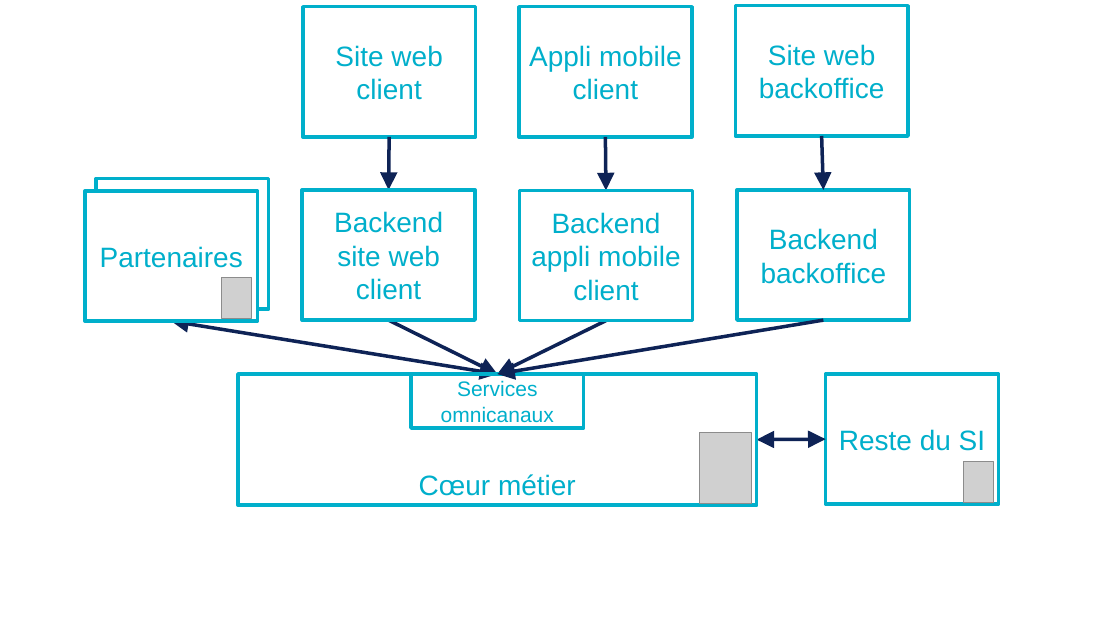
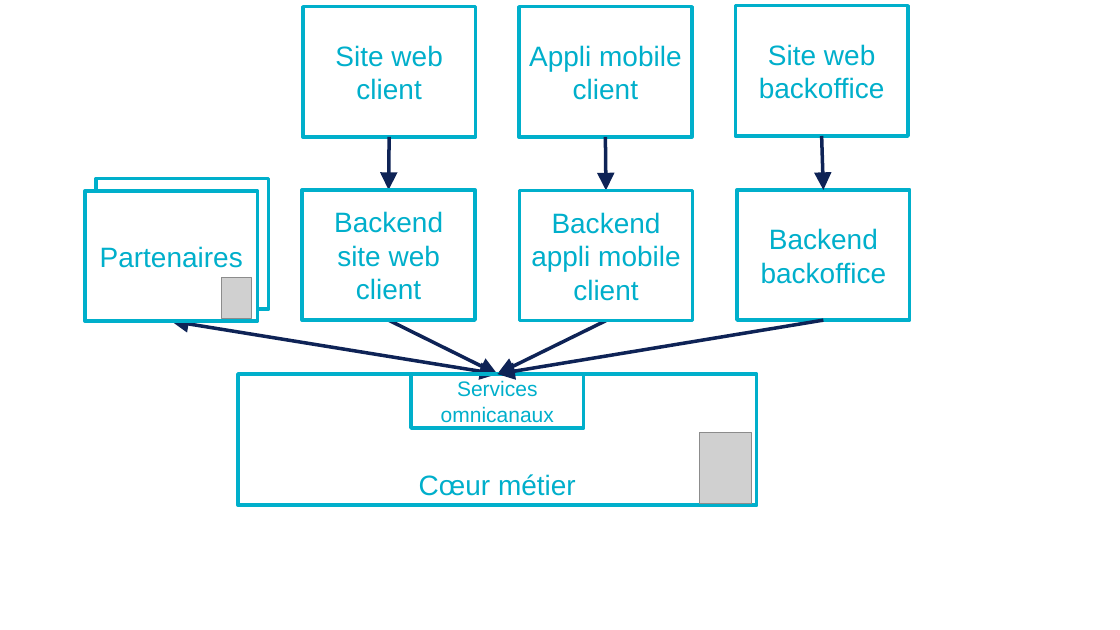
Before and after one commit to archiloque/blog, a slide deck: slide 10 of wip/omnicanal/slides.pptx. Drawn at 1120x630 pixels with LibreOffice and Linux fonts; fonts in the diff are those of the drawing; grey boxes stand for pictures. Boxes give left, top, right and bottom in pixels: in the first picture for what was removed or moved away, otherwise in the second. Text is boxed around its words. In the diff, an @@ line names an element or a change of style, - is before the commit and + after.

```diff
--- a/wip/omnicanal/slides.pptx
+++ b/wip/omnicanal/slides.pptx
@@ rectangle removed at box(826, 374, 999, 504) @@
-Reste du SI
@@ double arrow removed from (757, 439) to (826, 439) @@
@@ picture removed at box(964, 462, 994, 502) @@
```
Also in this commit, not shown: 3 other files.
